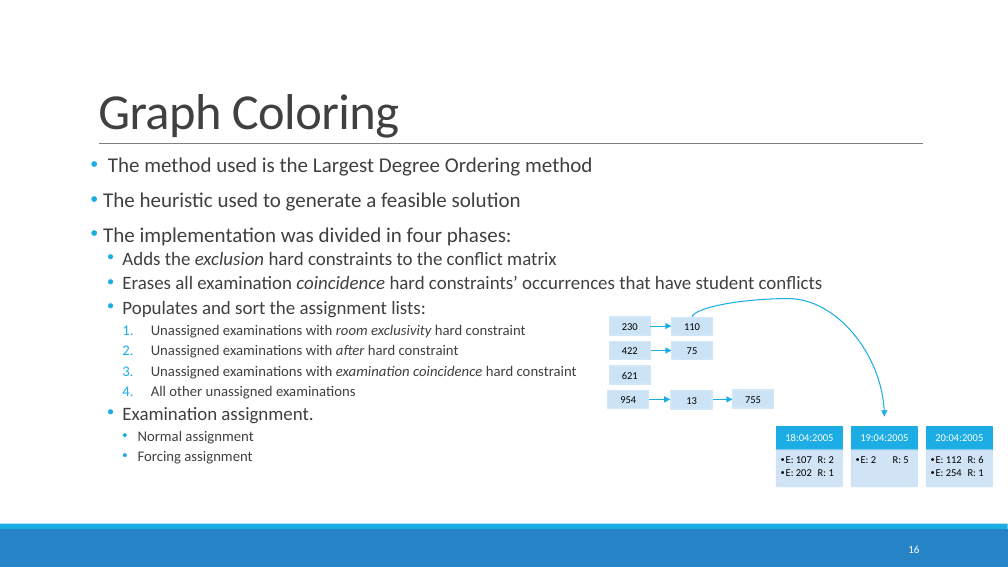
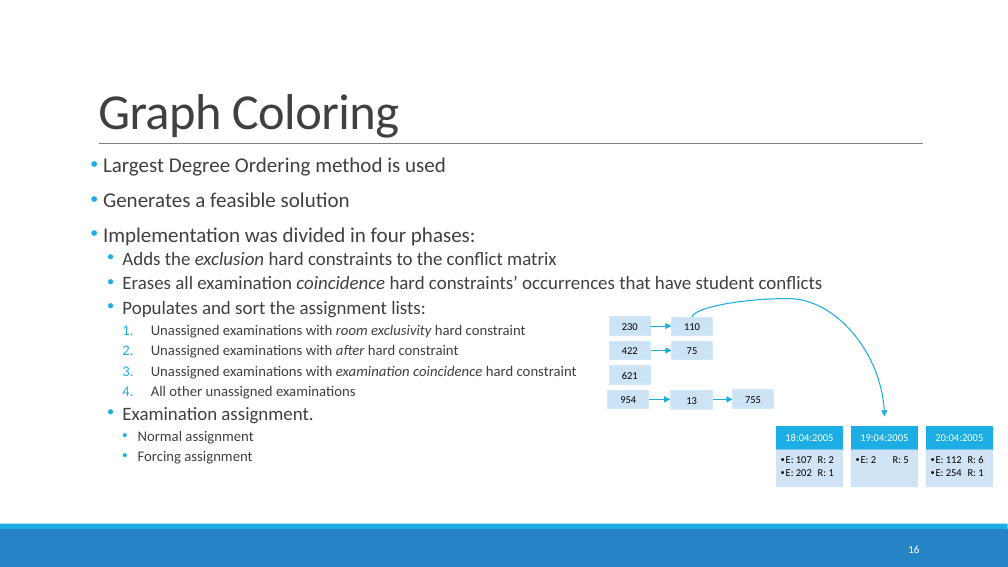
Before and after one commit to devilsdante/isel-examtimetabling-2014-2015, a slide deck: slide 16 of doc/Apresentação Oral/Examination Timetabling Automation using Hybrid Meta-heuristics.pptx. Drawn at 1008x567 pixels with LibreOffice and Linux fonts; fonts in the diff are those of the drawing. Boxes give left, top, right and bottom in pixels: in the first picture for what was removed or moved away, otherwise in the second. Text is boxed around its words. In the diff, an @@ line names an element or a change of style, - is before the commit and + after.

```diff
--- a/doc/Apresentação Oral/Examination Timetabling Automation using Hybrid Meta-heuristics.pptx
+++ b/doc/Apresentação Oral/Examination Timetabling Automation using Hybrid Meta-heuristics.pptx
@@ text at [103, 157, 476, 246]: text changed @@
-• The method used is the Largest Degree Ordering method
-• The heuristic used to generate a feasible solution
-• The implementation was divided in four phases:
+• Largest Degree Ordering method is used
+• Generates a feasible solution
+• Implementation was divided in four phases:
```
Also in this commit, not shown: 22 other slides changed, 3 slides added, 4 other files.
